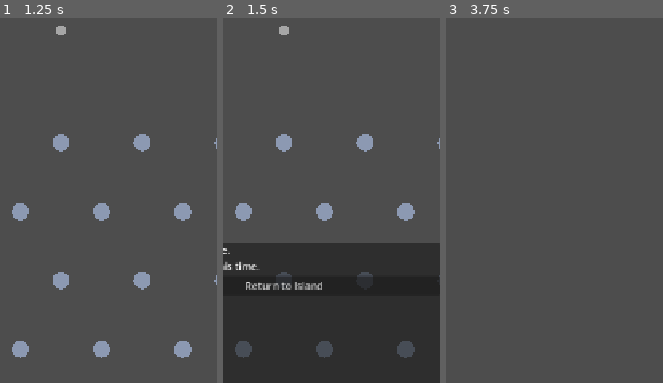
Above: before the commit, frames 1-3 (left to right).
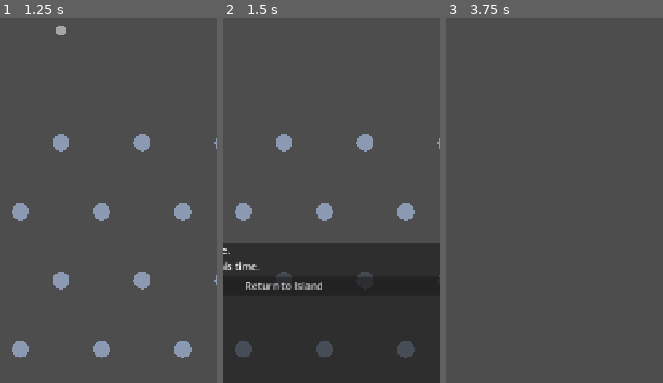
Above: after the commit, the same moments.

Repository: Graydyn/windfall-isle
Game: Godot game, scene res://game/main.tscn
Same seed, same stepped clock (60 frames per second), same inputs: the game is played once before the commit and once after it.
Inputs:
- Up to frame 1 (1.25 s): click "Launch Expedition" at 0.5 s
- Up to frame 2 (1.5 s): click "Abandon" at 1.25 s
- Up to frame 3 (3.75 s): click "Abandon" at 2 s; click "Abandon" at 2.75 s; click "Return to Island" at 3.5 s
The pictures show only the part of the screen within x 36-86%, y 7-57%; the shares and areas given below are measured in that part.

Frame 1 is identical in both runs. In frame 2, 0.1% of the frame differs, in the area x 25-31%, y 2-5%; in frame 3, nothing differs.

Commit message:
fix: mark swept pods caught and reset aim state when the controller disables
Co-Authored-By: Claude Fable 5 <noreply@anthropic.com>

Diff:
--- a/game/run/drop_controller.gd
+++ b/game/run/drop_controller.gd
@@ -7,7 +7,13 @@
 
 signal drop_requested(x: float)
 
-var enabled := true
+var enabled := true:
+	set(value):
+		enabled = value
+		if not enabled:
+			_aiming = false
+			_touch_index = -1
+		queue_redraw()
 var drop_y := 100.0
 var min_x := 44.0
 var max_x := 676.0
--- a/game/run/salvage_run.gd
+++ b/game/run/salvage_run.gd
@@ -73,6 +73,7 @@
 func _on_run_over() -> void:
 	controller.enabled = false
 	for pod in get_tree().get_nodes_in_group("pods"):
+		pod.set_meta("caught", true)
 		pod.queue_free()
 	GameState.save_game()
 	$UI/Results/VBox/Summary.text = _summary_text()
--- a/tests/test_drop_controller.gd
+++ b/tests/test_drop_controller.gd
@@ -77,3 +77,13 @@
 	assert_signal_not_emitted(controller, "drop_requested")
 	controller._unhandled_input(touch(Vector2(300, 80), false, 0))
 	assert_signal_emitted_with_parameters(controller, "drop_requested", [300.0])
+
+func test_disabling_resets_aim_state() -> void:
+	watch_signals(controller)
+	controller._unhandled_input(touch(Vector2(300, 80), true))
+	controller.enabled = false
+	controller.enabled = true
+	# After a disable/enable cycle a new finger (any index) must aim cleanly
+	controller._unhandled_input(touch(Vector2(500, 90), true, 1))
+	controller._unhandled_input(touch(Vector2(500, 90), false, 1))
+	assert_signal_emitted_with_parameters(controller, "drop_requested", [500.0])
--- a/tests/test_salvage_run.gd
+++ b/tests/test_salvage_run.gd
@@ -84,3 +84,10 @@
 	scene._on_drop_requested(360.0)
 	var timers_after: int = scene.get_children().filter(func(c: Node) -> bool: return c is Timer).size()
 	assert_eq(timers_after, timers_before + 1, "each drop parents its watchdog Timer to the scene")
+
+func test_run_over_marks_swept_pods_caught() -> void:
+	scene._on_drop_requested(360.0)
+	var pod: Node = get_tree().get_nodes_in_group("pods")[0]
+	scene._on_abandon_pressed()
+	assert_true(pod.has_meta("caught"),
+		"swept pods must be marked so no catcher or watchdog can resolve them later")
